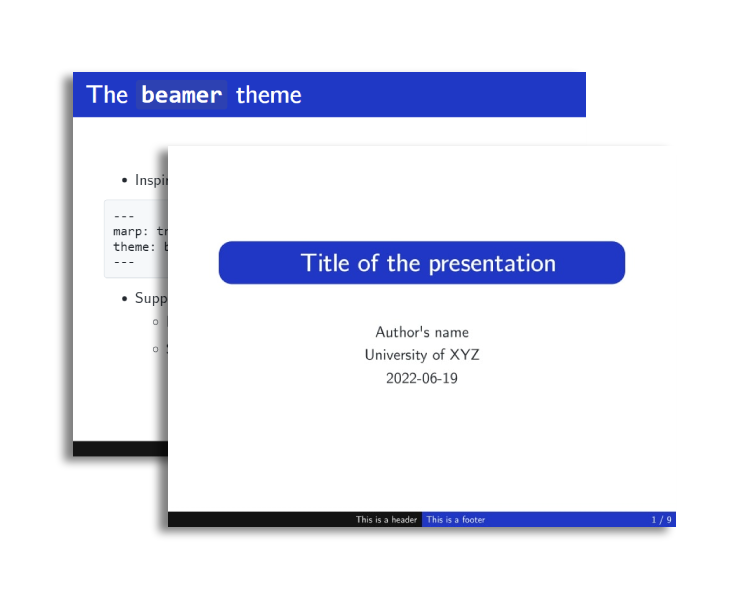
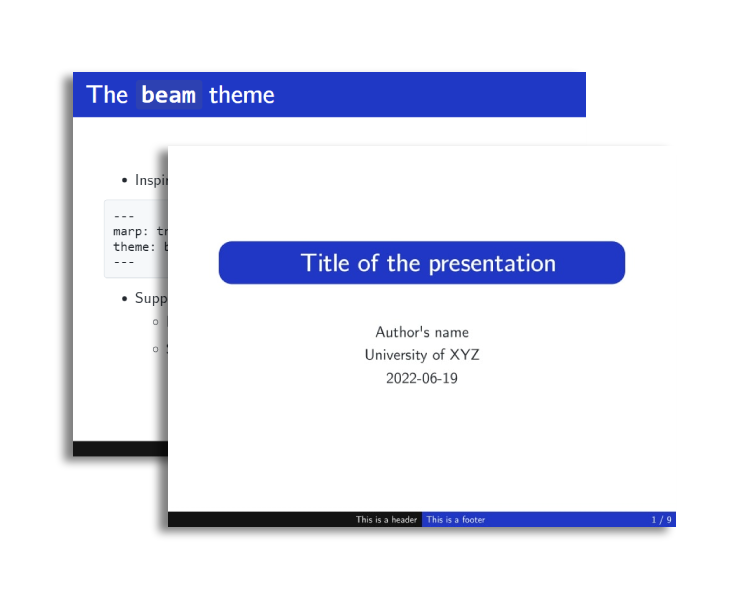
Before/after of a (750, 600) layered artwork. What changed in the layer stack:
renamed "Layer 2" to "Layer 3", painted on it over [196, 80, 302, 110]
